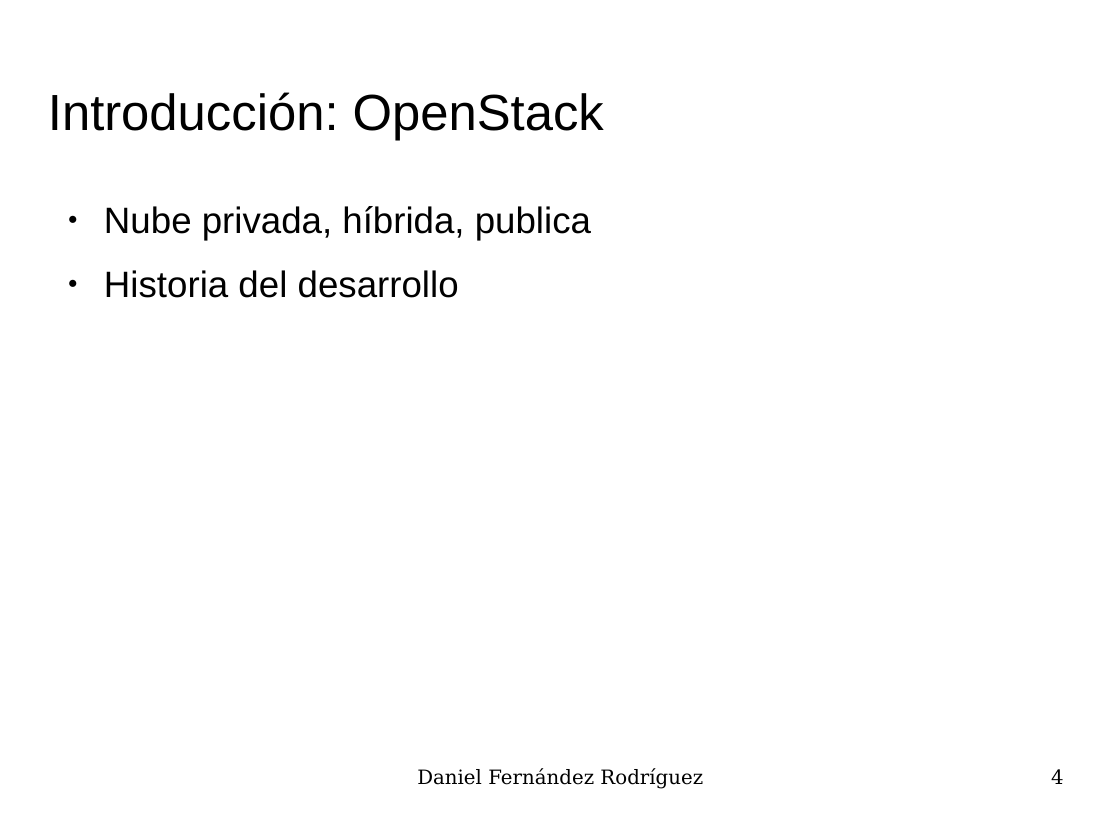
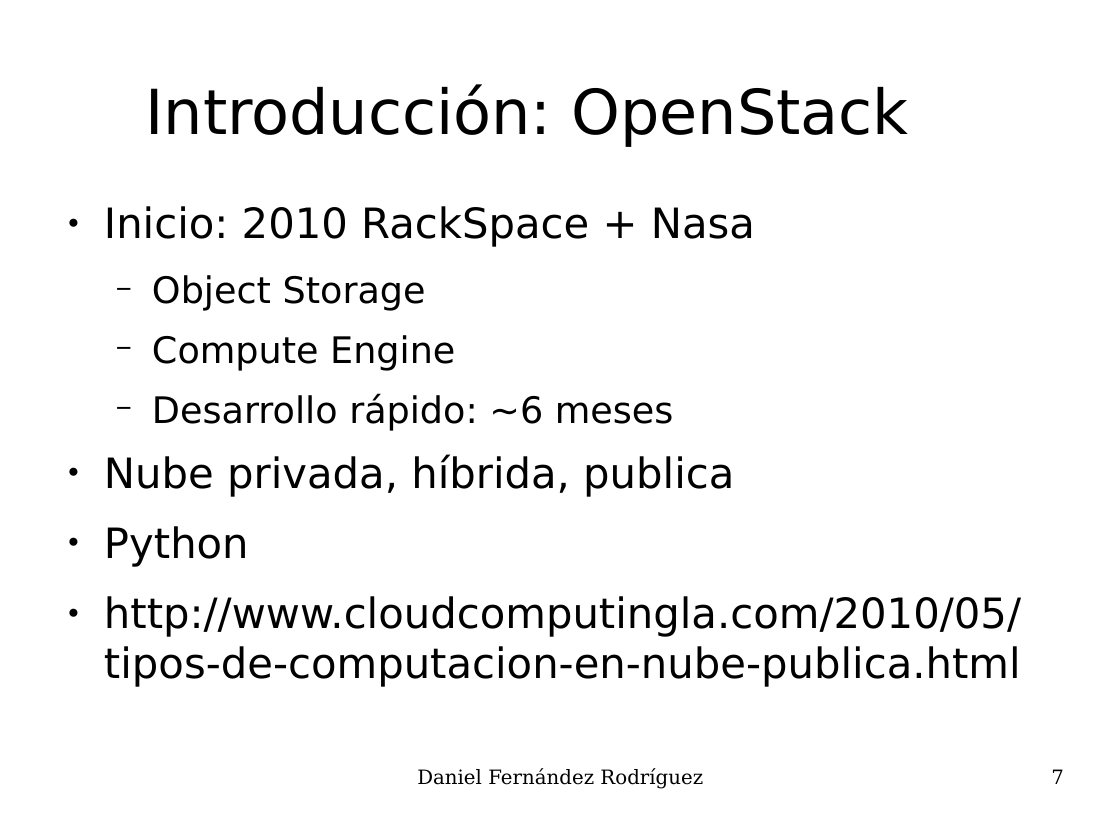
Before and after one commit to UO180222/tfg, a slide deck: slide 7 of docs/presentacion.odp (slide 4 before the commit). Drawn at 1120x840 pixels with LibreOffice and Linux fonts; fonts in the diff are those of the drawing; background and template pictures are left out. Boxes give left, top, right and bottom in pixels: in the first picture for what was removed or moved away, otherwise in the second. Text is boxed around its words. In the diff, an @@ line names an element or a change of style, - is before the commit and + after.

Commit message:
20150713 Presentacion

```diff
--- a/docs/presentacion.odp
+++ b/docs/presentacion.odp
@@ title "Introducción: OpenStack" at [146,84,908,147]: size 36 to 44 pt, font Arial to DejaVu Sans; alignment left to centre @@
@@ text at [104,206,755,431]: paragraphs added @@
+● Inicio: 2010 RackSpace + Nasa
+  − Object Storage
+  − Compute Engine
+  − Desarrollo rápido: ~6 meses
@@ text at [104,454,734,497]: size 26 to 29.6 pt, font Arial to DejaVu Sans in "Nube privada, híbrida, publica" @@
@@ text at [104,526,1021,687]: text changed; size 26 to 29.6 pt; font Arial to DejaVu Sans @@
-● Historia del desarrollo
+● Python
+● http://www.cloudcomputingla.com/2010/05/tipos-de-computacion-en-nube-publica.html
@@ page number at [1051,769,1064,784]: text changed @@
-4
+7
```
Also in this commit, not shown: 17 other slides changed, 4 slides added.
